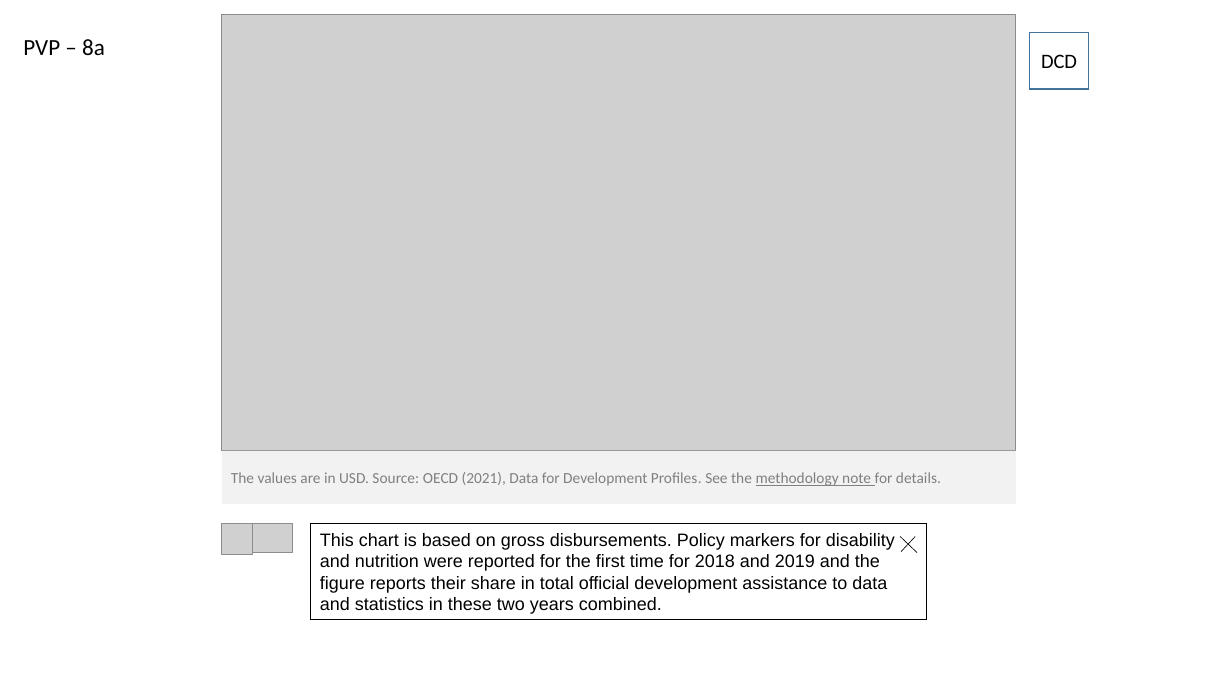
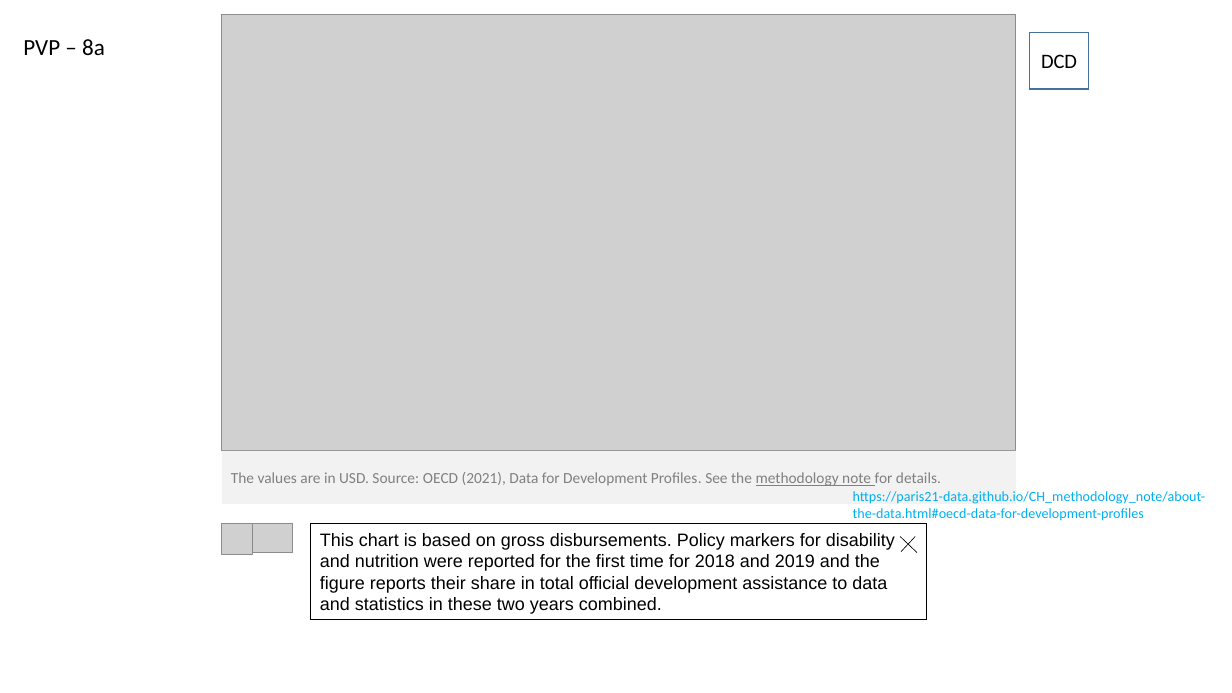
Before and after one commit to tian-y/Norway_factsheet, a slide deck: slide 28 of ChartExplainerAndUnitandSource_links.pptx. Drawn at 1232x693 pixels with LibreOffice and Linux fonts; fonts in the diff are those of the drawing; grey boxes stand for pictures. Boxes give left, top, right and bottom in pixels: in the first picture for what was removed or moved away, otherwise in the second. Text is boxed around its words. In the diff, an @@ line names an element or a change of style, - is before the commit and + after.

```diff
--- a/ChartExplainerAndUnitandSource_links.pptx
+++ b/ChartExplainerAndUnitandSource_links.pptx
@@ text added at [853, 491, 1206, 521], 11 pt, text #00B0F0 @@
+https://paris21-data.github.io/CH_methodology_note/about-the-data.html#oecd-data-for-development-profiles
```
Also in this commit, not shown: 26 other slides changed, 6 other files.
